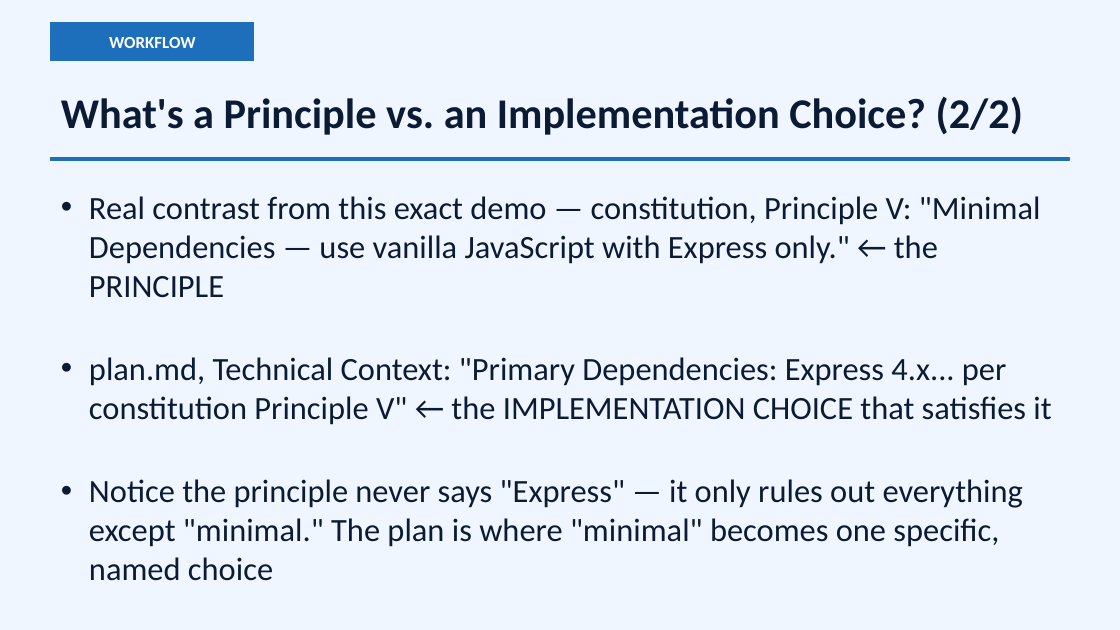
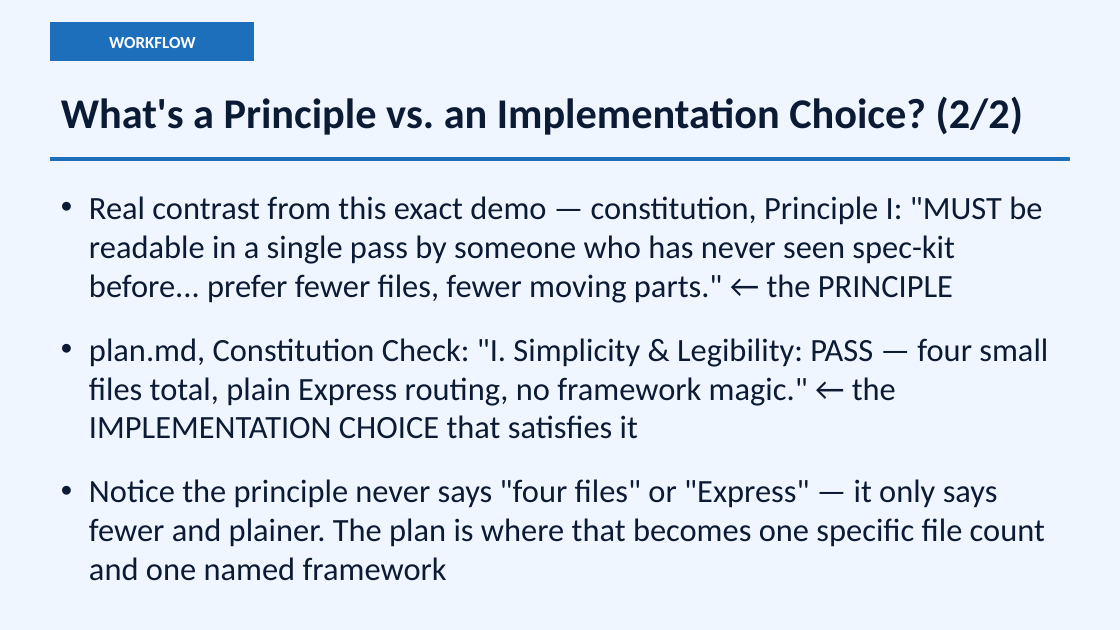
Before and after one commit to choicespecs/speckit-live-workshop, a slide deck: slide 9 of presentation/SpecDrivenDevelopment.pptx. Drawn at 1120x630 pixels with LibreOffice and Linux fonts; fonts in the diff are those of the drawing. Boxes give left, top, right and bottom in pixels: in the first picture for what was removed or moved away, otherwise in the second. Text is boxed around its words. In the diff, an @@ line names an element or a change of style, - is before the commit and + after.

```diff
--- a/presentation/SpecDrivenDevelopment.pptx
+++ b/presentation/SpecDrivenDevelopment.pptx
@@ text at [89, 196, 1042, 303]: text changed @@
-• Real contrast from this exact demo — constitution, Principle V: "Minimal Dependencies — use vanilla JavaScript with Express only." ← the PRINCIPLE
+• Real contrast from this exact demo — constitution, Principle I: "MUST be readable in a single pass by someone who has never seen spec-kit before... prefer fewer files, fewer moving parts." ← the PRINCIPLE
@@ text at [89, 338, 1048, 439]: text changed @@
-• plan.md, Technical Context: "Primary Dependencies: Express 4.x... per constitution Principle V" ← the IMPLEMENTATION CHOICE that satisfies it
+• plan.md, Constitution Check: "I. Simplicity & Legibility: PASS — four small files total, plain Express routing, no framework magic." ← the IMPLEMENTATION CHOICE that satisfies it
@@ text at [89, 479, 1045, 581]: text changed @@
-• Notice the principle never says "Express" — it only rules out everything except "minimal." The plan is where "minimal" becomes one specific, named choice
+• Notice the principle never says "four files" or "Express" — it only says fewer and plainer. The plan is where that becomes one specific file count and one named framework
```
Also in this commit, not shown: 1 other slide changed.
